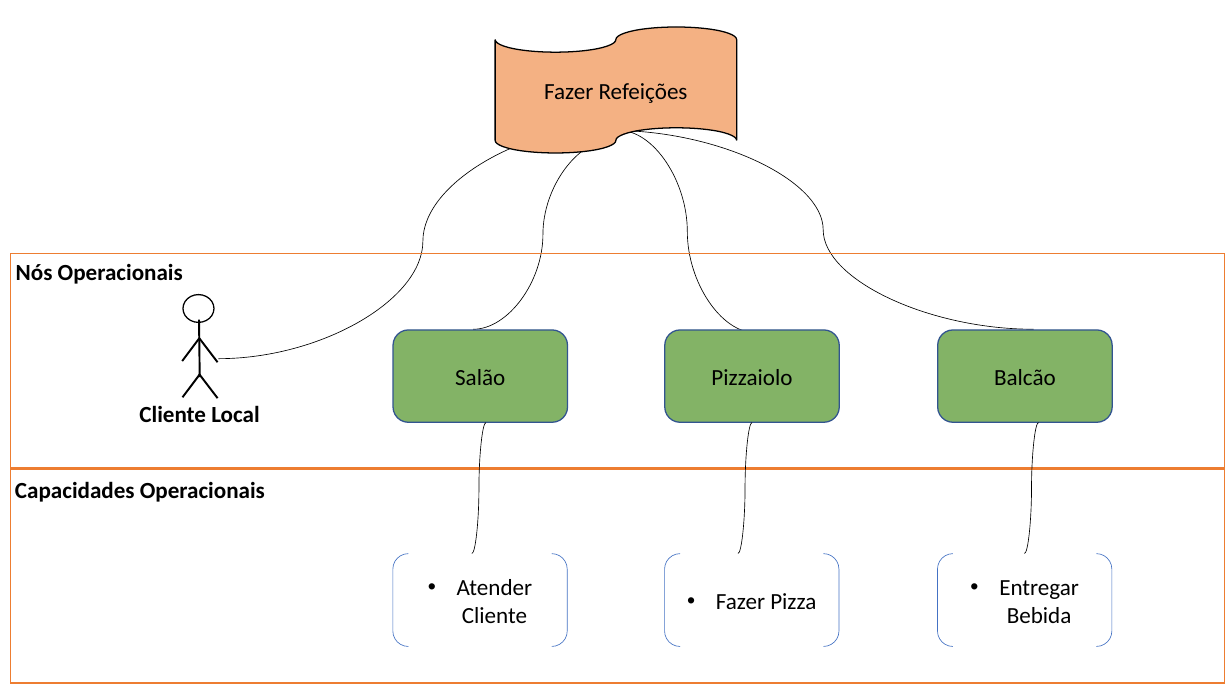
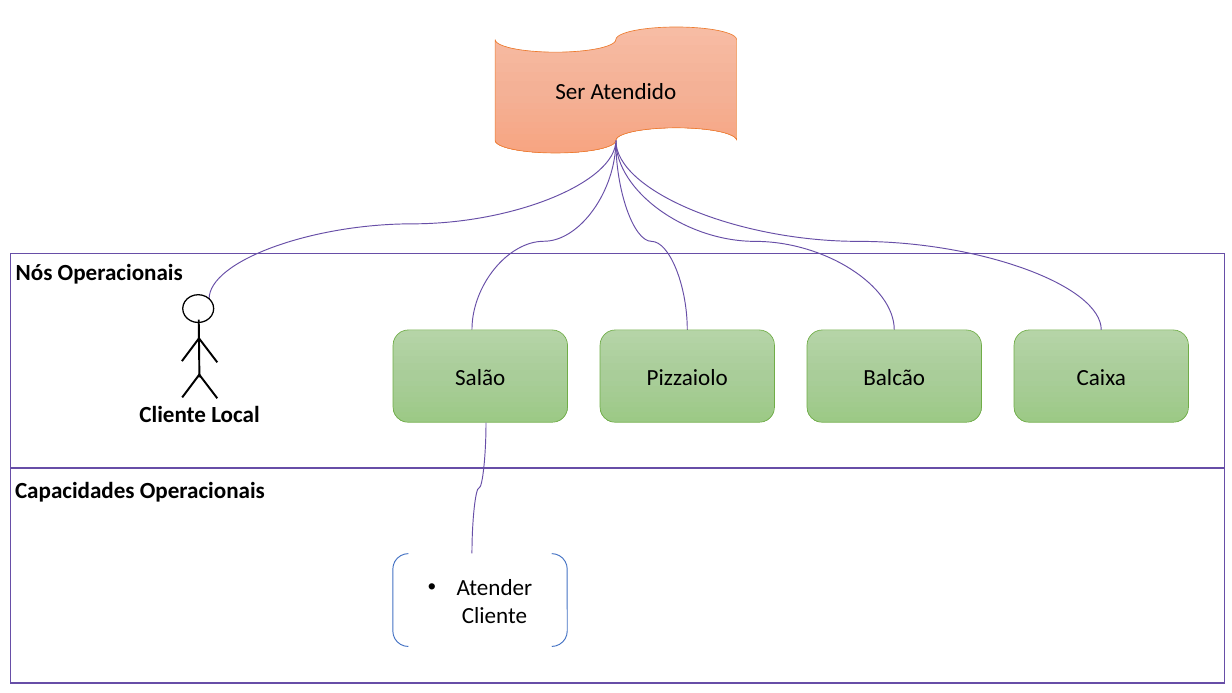
Before and after one commit to sabrinapereira0408/SG2L2, a slide deck: slide 2 of Artefatos/15. Arquitetura de Negócio.pptx. Drawn at 1232x693 pixels with LibreOffice and Linux fonts; fonts in the diff are those of the drawing. Boxes give left, top, right and bottom in pixels: in the first picture for what was removed or moved away, otherwise in the second. Text is boxed around its words. In the diff, an @@ line names an element or a change of style, - is before the commit and + after.

```diff
--- a/Artefatos/15. Arquitetura de Negócio.pptx
+++ b/Artefatos/15. Arquitetura de Negócio.pptx
@@ flow chart punched tape "Ser Atendido" at [495, 27, 737, 152]: fill #F4B183 to gradient #F7BDA5 to #F5B196 to #F8A582; outline #000000 1 pt to #ED7D31 0.5 pt @@
@@ text in flow chart punched tape at [555, 83, 677, 99]: text changed @@
-Fazer Refeições
+Ser Atendido
@@ curved line moved from (628, 124) - (218, 359) to (616, 140) - (209, 299) @@
@@ curved line (616, 140) - (209, 299): stroke #000000 0.5 pt to #674EA7 0.75 pt @@
@@ curved line moved from (613, 140) - (473, 329) to (616, 140) - (472, 330) @@
@@ curved line (616, 140) - (472, 330): stroke #000000 0.5 pt to #674EA7 0.75 pt @@
@@ curved line moved from (613, 130) - (1034, 329) to (616, 140) - (1102, 330) @@
@@ curved line (616, 140) - (1102, 330): stroke #000000 0.5 pt to #674EA7 0.75 pt @@
@@ curved line moved from (620, 130) - (755, 333) to (616, 140) - (688, 330) @@
@@ curved line (616, 140) - (688, 330): stroke #000000 0.5 pt to #674EA7 0.75 pt @@
@@ curved line added from (616, 140) to (895, 330), #674EA7 0.75 pt @@
@@ rectangle at [10, 254, 1225, 470]: outline #ED7D31 1 pt to #674EA7 1 pt @@
@@ rounded rectangle "Pizzaiolo": place and size @@
-rounded rectangle "Pizzaiolo" at [665, 330, 840, 422]
+rounded rectangle "Pizzaiolo" at [600, 330, 775, 422]
@@ fill #83B366 to gradient #B5D5A7 to #AACE9A to #9CC987; outline #325491 1 pt to #70AD47 0.5 pt; proportions changed in 3 elements at [393, 330, 567, 422], [600, 330, 775, 422], [807, 330, 982, 422] @@
@@ rounded rectangle "Balcão": place and size @@
-rounded rectangle "Balcão" at [938, 330, 1113, 422]
+rounded rectangle "Balcão" at [807, 330, 982, 422]
@@ rounded rectangle added at [1014, 330, 1189, 422], fill gradient #B5D5A7 to #AACE9A to #9CC987, outline #70AD47 0.5 pt, 18 pt, text #000000 @@
+Caixa
@@ curved line (486, 422) - (472, 554): stroke #000000 0.5 pt to #674EA7 0.75 pt; route changed @@
@@ curved line removed from (752, 422) to (738, 554) @@
@@ curved line removed from (1039, 422) to (1025, 554) @@
@@ rectangle at [10, 468, 1225, 683]: outline #ED7D31 1 pt to #674EA7 1 pt @@
@@ bracket pair "Atender Cliente" at [393, 554, 567, 646]: outline #4472C4 0.5 pt to #4472C4 0.75 pt @@
@@ bracket pair removed at [665, 554, 839, 646] @@
-• Fazer Pizza
@@ bracket pair removed at [938, 554, 1113, 646] @@
-• Entregar Bebida
```
Also in this commit, not shown: 4 other slides changed, 4 slides removed, 17 other files.
